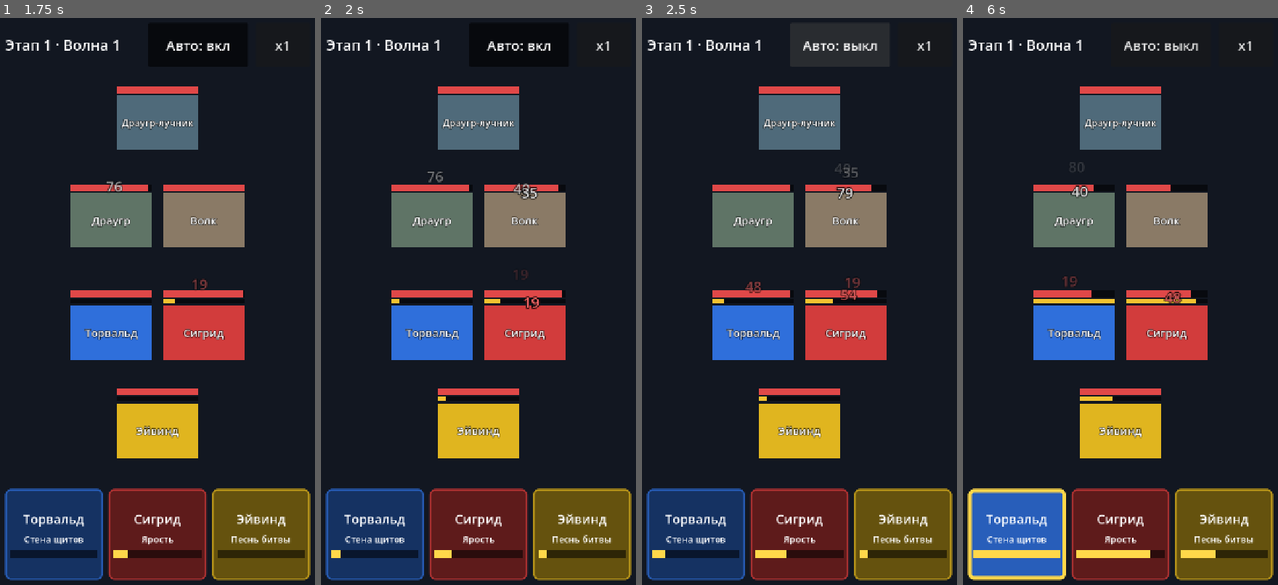
Above: before the commit, frames 1-4 (left to right).
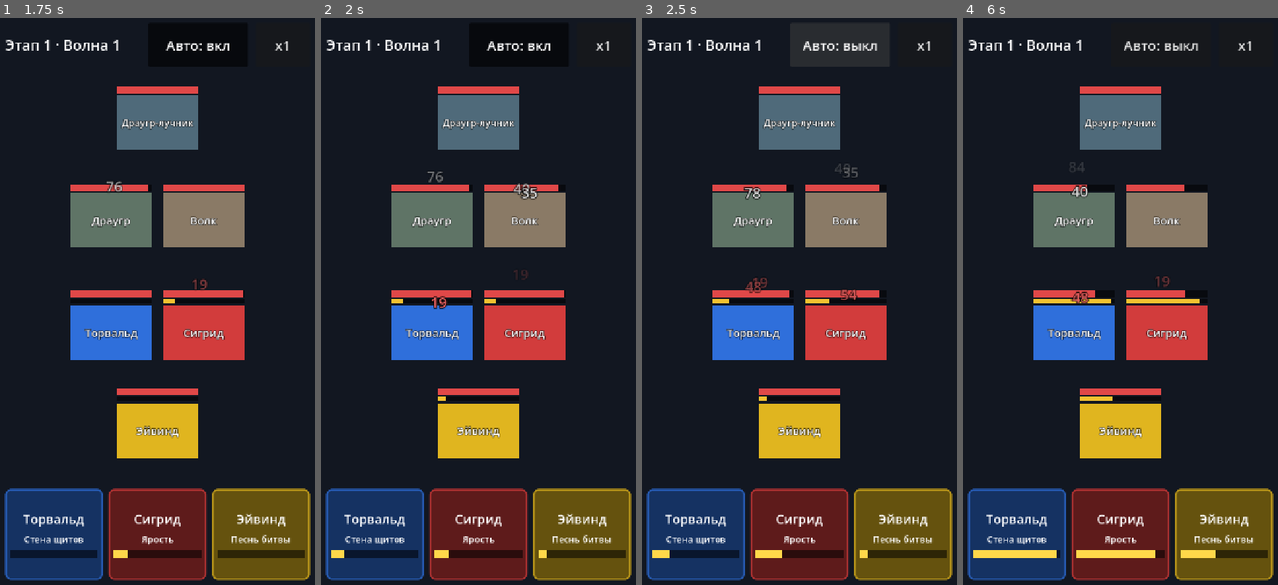
Above: after the commit, the same moments.

Repository: kozyrevdmit-create/saga-severa
Game: Godot game, scene res://scenes/main_menu.tscn
Same seed, same stepped clock (60 frames per second), same inputs: the game is played once before the commit and once after it.
Inputs (mouse positions are in pixels of both pictures, inside the frame that each line leads up to):
- Up to frame 1 (1.75 s): click "В бой" at 0.5 s; click "Авто: выкл" at 1.25 s
- Up to frame 2 (2 s): no input
- Up to frame 3 (2.5 s): click "Авто: вкл" at 2 s
- Up to frame 4 (6 s): click "x1" at 2.75 s; click "x2" at 3.5 s; click (1016, 533) at 4.27 s; click (1120, 533) at 5.02 s; click (1224, 533) at 5.77 s

Frame 1 is identical in both runs. In frame 2, 0.2% of the frame differs, in the area x 6-78%, y 48-96%; in frame 3, 0.4%; in frame 4, 5.0%, in the area x 1-76%, y 25-100%.

Commit message:
Weighted enemy targeting by class; AGENTS.md review guidelines
- Front-row targets are picked at random with weights from
  balance.json target_weights (shieldbearer 3, others 1), so the tank
  draws most hits while the berserker's missing-HP passive stays live
- AGENTS.md: Codex reviews in Russian against docs/PROTOTYPE_SPEC.md,
  balance numbers only in data/*.json, battle logic kept off the screen

Co-Authored-By: Claude Opus 5.5 <noreply@anthropic.com>

Diff:
--- a/data/balance.json
+++ b/data/balance.json
@@ -4,5 +4,11 @@
     "per_attack": 10,
     "per_heal": 10,
     "per_hit_taken": 5
+  },
+  "target_weights": {
+    "by_class": {
+      "shieldbearer": 3
+    },
+    "default": 1
   }
 }
--- a/scripts/battle/battle.gd
+++ b/scripts/battle/battle.gd
@@ -15,6 +15,7 @@
 var victory := false
 
 var _energy: Dictionary  ## balance.json "energy": max, per_attack, per_heal, per_hit_taken
+var _target_weights: Dictionary  ## balance.json "target_weights": by_class, default
 var _rng := RandomNumberGenerator.new()
 var _events: Array[Dictionary] = []
 var _time_accumulator := 0.0
@@ -22,6 +23,7 @@
 
 func _init(hero_units: Array, enemy_units: Array, balance: Dictionary, rng_seed: int) -> void:
 	_energy = balance["energy"]
+	_target_weights = balance["target_weights"]
 	_rng.seed = rng_seed
 	for unit in hero_units + enemy_units:
 		unit.id = units.size()
@@ -198,11 +200,19 @@
 
 
 ## Everyone hits the opposing front row first; the back row only when the front row has fallen.
+## The target is random, weighted by class (a shieldbearer draws more hits, but not all of them).
 func _pick_front_row_target(unit):
 	var candidates := _front_row_or_rest(_alive(_opponents_of(unit)))
 	if candidates.is_empty():
 		return null
-	return candidates[_rng.randi_range(0, candidates.size() - 1)]
+	var weights := PackedFloat32Array()
+	for candidate in candidates:
+		weights.append(_target_weight(candidate))
+	return candidates[_rng.rand_weighted(weights)]
+
+
+func _target_weight(target) -> float:
+	return float(_target_weights["by_class"].get(target.class_id, _target_weights["default"]))
 
 
 func _pick_lowest_hp_target(unit):
--- a/scripts/battle/battle_unit.gd
+++ b/scripts/battle/battle_unit.gd
@@ -6,6 +6,7 @@
 var id := -1  ## index in Battle.units
 var team: Team
 var def_id := ""  ## hero/enemy id from data
+var class_id := ""  ## hero class from data; empty for enemies
 var display_name := ""
 var row := "front"  ## "front" or "back"
 var color := Color.WHITE
@@ -32,6 +33,7 @@
 	var unit = new()
 	unit.team = Team.HEROES
 	unit.def_id = hero["id"]
+	unit.class_id = hero["class"]
 	unit.display_name = hero["name"]
 	unit.row = hero_class["row"]
 	unit.color = Color.html(hero_class["color"])
--- a/tests/test_battle.gd
+++ b/tests/test_battle.gd
@@ -135,6 +135,28 @@
 	battle.run_to_end(10.0)
 	assert_true(tank.hp < tank.max_hp, "front row took damage")
 	assert_eq(back.hp, back.max_hp, "back row untouched while front row stands")
+
+
+func test_enemies_prefer_shieldbearer_by_weight() -> void:
+	var tank = hero_from_data("torvald")
+	var berserker = hero_from_data("sigrid")
+	for hero in [tank, berserker]:
+		hero.max_hp = 10000000
+		hero.hp = hero.max_hp
+		hero.attack_interval = 1000.0
+	var enemies := []
+	for i in 3:
+		enemies.append(make_unit(ENEMIES, "front", 100000, 1, 0.1))
+	var battle = make_battle([tank, berserker], enemies)
+	battle.run_to_end(100.0)
+	var hits := events_of(battle.take_events(), "damage")
+	var on_tank := hits.filter(func(e): return e["target"] == tank.id).size()
+	var weights: Dictionary = data.balance["target_weights"]
+	var tank_weight := float(weights["by_class"].get("shieldbearer", weights["default"]))
+	var other_weight := float(weights["by_class"].get("berserker", weights["default"]))
+	assert_true(hits.size() > 2000, "enough hits to measure")
+	assert_near(float(on_tank) / hits.size(), tank_weight / (tank_weight + other_weight), 0.03, "share of hits on the shieldbearer")
+	assert_true(on_tank < hits.size(), "the berserker is still hit sometimes")
 
 
 func test_back_row_is_hit_when_front_row_falls() -> void:
--- a/tests/test_game_data.gd
+++ b/tests/test_game_data.gd
@@ -76,3 +76,11 @@
 	assert_true(energy["per_attack"] > 0, "energy per attack")
 	assert_true(energy["per_heal"] >= 0, "energy per heal")
 	assert_true(energy["per_hit_taken"] > 0, "energy per hit taken")
+
+
+func test_target_weights_present() -> void:
+	var weights: Dictionary = data.balance["target_weights"]
+	assert_true(weights["default"] > 0, "default target weight")
+	for class_id in weights["by_class"]:
+		assert_true(data.heroes["classes"].has(class_id), "weighted class %s exists" % class_id)
+		assert_true(weights["by_class"][class_id] > 0, "weight of %s positive" % class_id)
Not shown, added: AGENTS.md
Not shown, changed: README.md
